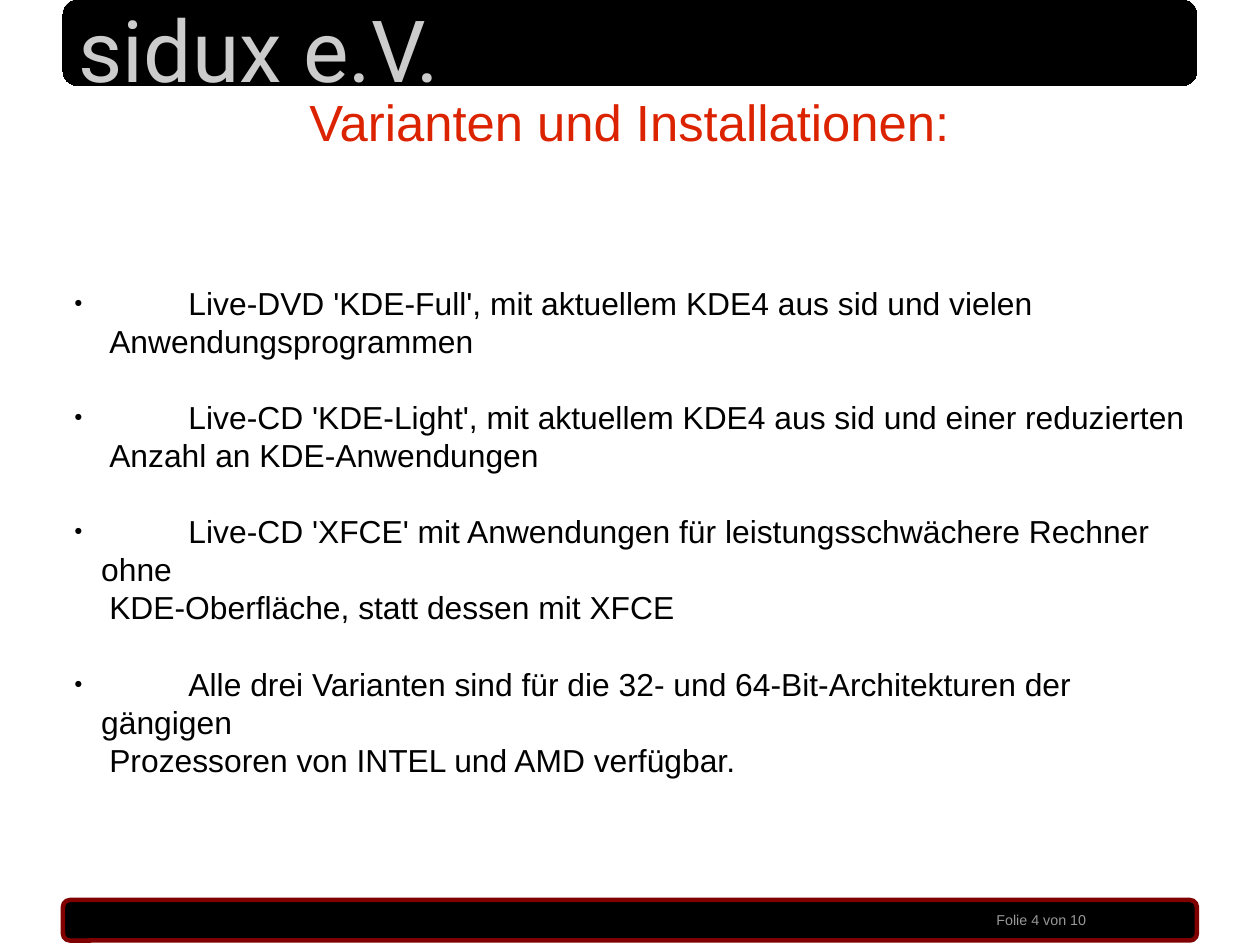
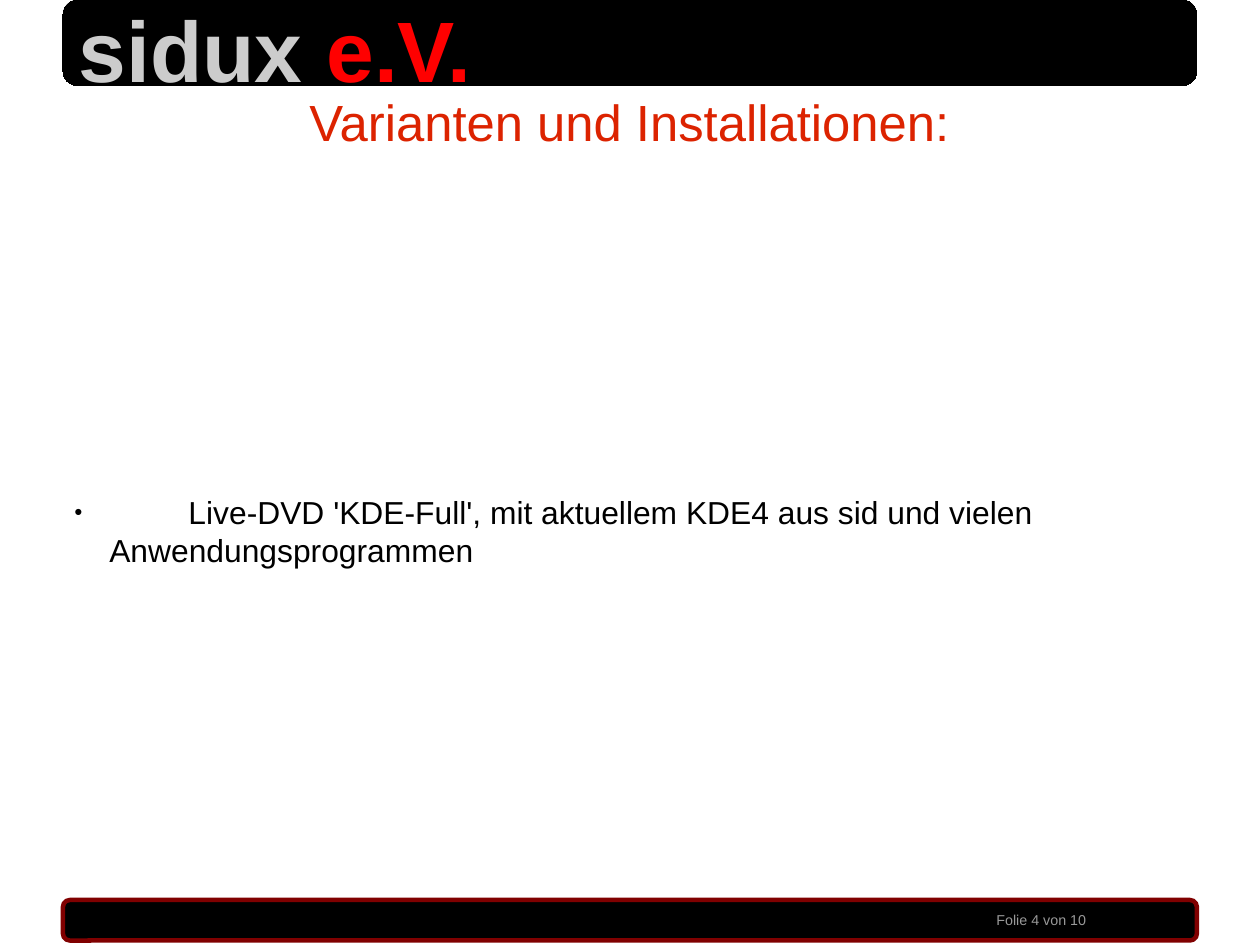
Before and after one commit to sidux-ev/praesentation, a slide deck: slide 4 of bin/sigint_2010.odp. Drawn at 1260x945 pixels with LibreOffice and Linux fonts; fonts in the diff are those of the drawing; background and template pictures are left out. Boxes give left, top, right and bottom in pixels: in the first picture for what was removed or moved away, otherwise in the second. Text is boxed around its words. In the diff, an @@ line names an element or a change of style, - is before the commit and + after.

Commit message:
clean up folien [(c) etc.], formatierung sidux e.V., etc. modified:   bin/sigint_2010.odp

```diff
--- a/bin/sigint_2010.odp
+++ b/bin/sigint_2010.odp
@@ text "sidux e.V." at [79, 20, 470, 98]: font Roboto to Arial, bold on; text colour #CCCCCC to #FF0000 in "e.V." @@
@@ text at [101, 406, 1184, 778]: paragraphs removed @@
-● Live-CD 'KDE-Light', mit aktuellem KDE4 aus sid und einer reduzierten
-  Anzahl an KDE-Anwendungen
-● Live-CD 'XFCE' mit Anwendungen für leistungsschwächere Rechner ohne
-  KDE-Oberfläche, statt dessen mit XFCE
-● Alle drei Varianten sind für die 32- und 64-Bit-Architekturen der gängigen
-  Prozessoren von INTEL und AMD verfügbar.
```
Also in this commit, not shown: 9 other slides changed.
